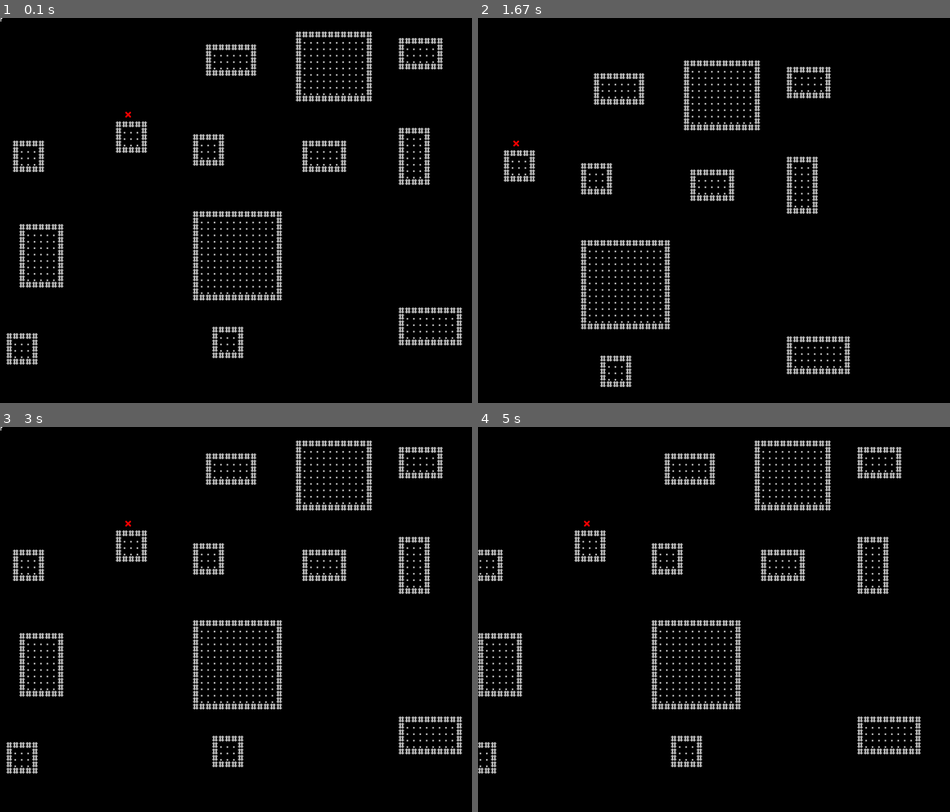
Above: before the commit, frames 1-4 (two rows, left to right).
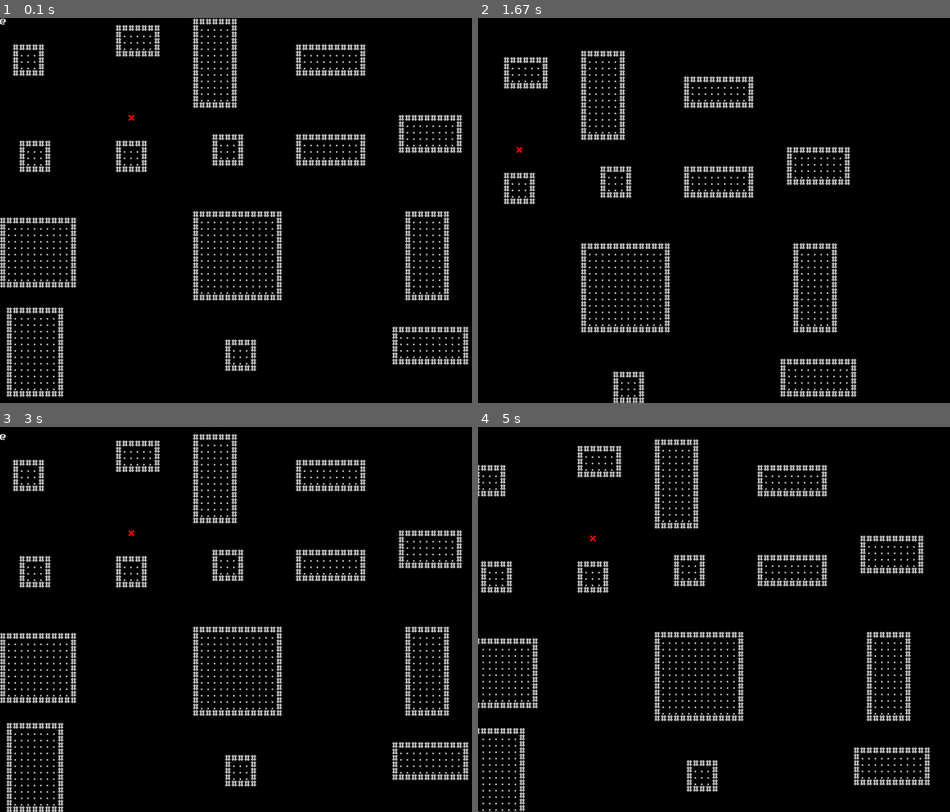
Above: after the commit, the same moments.

Repository: BlackHat-Magic/PyGame-Demo
Game: pygame game, started from app.py
Two runs of this game, one before a commit and one after it. Both use one fixed random seed, a clock stepped at 60 frames per second and the inputs below.
Inputs:
- Up to frame 1 (0.1 s): no input
- Up to frame 2 (1.67 s): hold D 0.33-0.8 s; hold W 0.83-1.13 s; hold D 1.17-1.63 s
- Up to frame 3 (3 s): hold A 1.67-2.2 s; hold S 2.23-2.53 s; hold A 2.57-2.97 s
- Up to frame 4 (5 s): hold W 3-3.37 s; hold D 3.4-4.03 s; hold S 4.07-4.43 s; hold A 4.47-4.93 s; hold D from 4.97 s (still down)

The runs differ from the first frame. In frame 1, 9.3% of the frame differs, in the area x 0-100%, y 0-99%; in frame 2, 8.5%; in frame 3, 10%; in frame 4, 12%, in the area x 0-96%, y 3-100%.

Commit message:
camera movement

Diff:
--- a/app.py
+++ b/app.py
@@ -2,6 +2,7 @@
 from wfc_utils import Biome, Tile, World
 from dungeon_layout_generator import rooms
 from dungeon_room_generator import Floor
+from camera import Camera
 
 # Initialize pygame, window
 pygame.init()
@@ -11,7 +12,6 @@
 
 # define font
 font = pygame.font.Font("./graphics/font/GGBotNet_Public-Pixel-Font.ttf", 16)
-text_font = pygame.font.Font("./graphics/font/GGBotNet_Public-Pixel-Font.ttf", 8)
 
 # background
 background = pygame.Surface((1280, 960))
@@ -47,7 +47,7 @@
 
     # get character rectangle
     def rectangle(self):
-        return(self.surface.get_rect(center=(self.pos_x - camera.x, self.pos_y - camera.y)))
+        return(self.surface.get_rect(center=(self.pos_x, self.pos_y)))
 
     # point-and-click movement
     def moveToTarget(self):
@@ -60,36 +60,25 @@
         self.pos_y += y_comp
 
     # render billboard
-    def renderBillboard(self, mouse_pos):
-        if(self.rectangle().collidepoint(mouse_pos)):
+    def renderBillboard(self, camera: Camera) -> None:
+        x, y = camera.get_mouse_world_position()
+        if(self.rectangle().collidepoint((x, y))):
             # draw name tag
-            pygame.draw.rect(screen, "Gray", self.name_tag.get_rect(center=(self.pos_x, self.pos_y - 32)))
-            screen.blit(self.name_tag, self.name_tag.get_rect(center=(self.pos_x, self.pos_y - 32)))
+            relative_pos = camera.get_relative_pos((self.pos_x, self.pos_y - 32))
+            pygame.draw.rect(screen, "Gray", self.name_tag.get_rect(center=relative_pos))
+            screen.blit(self.name_tag, self.name_tag.get_rect(center=relative_pos))
 
             # draw health tag
-            pygame.draw.rect(screen, "Gray", self.health_tag.get_rect(center=(self.pos_x, self.pos_y - 16)))
-            screen.blit(self.health_tag, self.health_tag.get_rect(center=(self.pos_x, self.pos_y - 16)))
-
-# camera class
-class Camera():
-    def __init__(self):
-        self.x = 0
-        self.y = 0
-        self.speed = 2
-    def move_up(self, amt: float = 1):
-        self.y -= amt * self.speed
-    def move_down(self, amt: float = 1):
-        self.y += amt * self.speed
-    def move_left(self, amt: float = 1):
-        self.x -= amt * self.speed
-    def move_right(self, amt: float = 1):
-        self.x += amt * self.speed
-
-camera = Camera()
+            relative_pos = camera.get_relative_pos((self.pos_x, self.pos_y - 16))
+            pygame.draw.rect(screen, "Gray", self.health_tag.get_rect(center=relative_pos))
+            screen.blit(self.health_tag, self.health_tag.get_rect(center=relative_pos))
 
 # character and enemy
 character = Character(surface=font.render("@", False, "White"), name="It's You!")
 enemy = Character(surface=font.render("X", False, "Red"), name="Enemy Dude", pos_x=320, pos_y=240)
+
+# initialize camera
+camera = Camera()
 
 # generate dungeon
 world_floors = []
@@ -128,40 +117,12 @@
         character.target_pos = (target_x, target_y)
     character.moveToTarget()
 
-    # get keys
-    keys = pygame.key.get_pressed()
-
-    if(keys[pygame.K_w]):
-        if(keys[pygame.K_a]):
-            camera.move_up(0.7)
-            camera.move_left(0.7)
-        elif(keys[pygame.K_s]):
-            pass
-        elif(keys[pygame.K_d]):
-            camera.move_up(0.7)
-            camera.move_right(0.7)
-        else:
-            camera.move_up()
-    elif(keys[pygame.K_a]):
-        if(keys[pygame.K_s]):
-            camera.move_left(0.7)
-            camera.move_down(0.7)
-        elif(keys[pygame.K_d]):
-            pass
-        else:
-            camera.move_left()
-    elif(keys[pygame.K_s]):
-        if(keys[pygame.K_d]):
-            camera.move_down(0.7)
-            camera.move_right(0.7)
-        else:
-            camera.move_down()
-    elif(keys[pygame.K_d]):
-        camera.move_right()
+    camera.move()
 
     # render background
     screen.blit(background, (0, 0))
 
+    # render the map
     for x in range(floor.grid.shape[0]):
         for y in range(floor.grid.shape[1]):
             room = floor.grid[x, y]
@@ -170,18 +131,19 @@
             for small_x in range(room.grid.shape[0]):
                 for small_y in range(room.grid.shape[1]):
                     tile = room.grid[small_x, small_y]
-                    coordinates = ((big_x + small_x) * 16 - camera.x, (big_y + small_y) * 16 - camera.y)
+                    coordinates = ((big_x + small_x) * 16, (big_y + small_y) * 16)
                     if(tile == "w"):
-                        screen.blit(wall_char, coordinates)
+                        camera.render(screen, wall_char, coordinates)
                         continue
                     if(tile == "f"):
-                        screen.blit(floor_char, coordinates)
+                        camera.render(screen, floor_char, coordinates)
 
     # render character
-    screen.blit(character.surface, character.rectangle())
-    character.renderBillboard(mouse_pos)
-    screen.blit(enemy.surface, enemy.rectangle())
-    enemy.renderBillboard(mouse_pos)
+    camera.render(screen, character.surface, (character.pos_x, character.pos_y))
+    # camera.render(screen, character.)
+    character.renderBillboard(camera)
+    camera.render(screen, enemy.surface, (enemy.pos_x, enemy.pos_y))
+    enemy.renderBillboard(camera)
 
     # check if player collided with enemy
     if(enemy.rectangle().colliderect(character.rectangle())):
--- /dev/null
+++ b/camera.py
@@ -0,0 +1,82 @@
+import pygame
+
+class Camera():
+    def __init__(self):
+        self.x = 0
+        self.y = 0
+        self.speed = 2
+
+    def vec_to_point(self, point) -> tuple:
+        target_x, target_y = point
+        dist_x, dist_y = target_x - self.x, target_y - self.y
+        return(dist_x, dist_y)
+    def dist_to_point(self, point) -> float:
+        dist_x, dist_y = self.vec_to_point(point)
+        distance = (dist_x**2 + dist_y**2)**0.5
+        return(distance)
+    def dir_to_point(self, point) -> tuple:
+        dir_x, dir_y = self.vec_to_point(point)
+        distance = self.dist_to_point(point)
+        if(distance == 0):
+            return(0, 0)
+        unit_vector = (dir_x / distance, dir_y / distance)
+        return(unit_vector)
+
+    # wasd movement
+    def move(self) -> None:
+        keys = pygame.key.get_pressed()
+
+        if(not any([keys[pygame.K_w], keys[pygame.K_a], keys[pygame.K_s], keys[pygame.K_d]])):
+            self.move_to_target(((self.x + 8) // 16 * 16 - 8, (self.y + 8) // 16 * 16 - 8))
+            return
+
+        x = 0.0
+        y = 0.0
+
+        if(keys[pygame.K_w]):
+            y -= 1.0
+        if(keys[pygame.K_s]):
+            y += 1.0
+        if(keys[pygame.K_a]):
+            if(y != 0):
+                y *= 0.7
+                x -= 0.7
+            else:
+                x -= 1.0
+        if(keys[pygame.K_d]):
+            if(y != 0):
+                y *= 0.7
+                x += 0.7
+            else:
+                x += 1.0
+
+        self.x += x * self.speed
+        self.y += y * self.speed
+
+    def move_to_target(self, target: tuple) -> None:
+        distance = self.dist_to_point(target)
+        if(distance < 1):
+            self.x, self.y = target
+            return
+        unit_vector = self.dir_to_point(target)
+        x_comp, y_comp = unit_vector
+        self.x += x_comp
+        self.y += y_comp
+
+
+    # render something to the screen
+    def render(self, screen: pygame.display, surface: pygame.surface, world_pos: tuple) -> None:
+        x, y = world_pos
+        rectangle = surface.get_rect(center=(x - self.x, y - self.y))
+        screen.blit(surface, rectangle)
+
+    # get relative position of something
+    def get_relative_pos(self, relative_pos: tuple) -> tuple:
+        x, y = relative_pos
+        return(x - self.x, y - self.y)
+
+    def get_mouse_world_position(self) -> tuple:
+        x, y = pygame.mouse.get_pos()
+        x += self.x
+        y += self.y
+        return(x, y)
